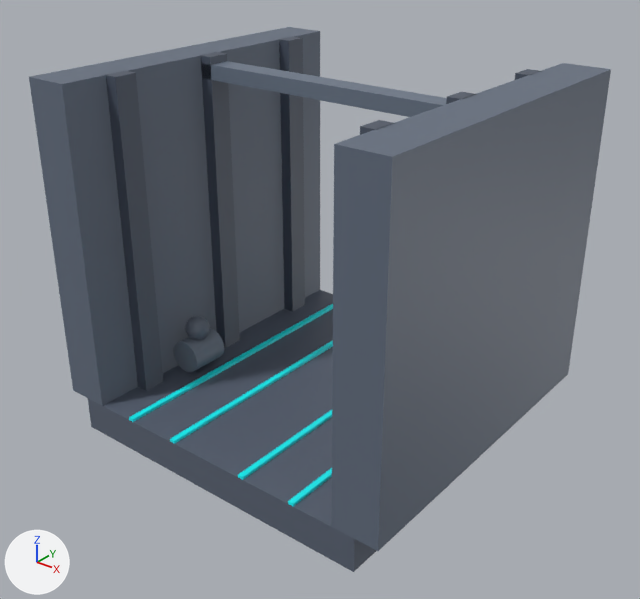
An edit to the glTF model models/trench_module.glb, drawn before and after from the same camera.
Camera for both pictures: a camera (50 mm lens) standing at (170.0, -216.0, 166.0) and looking at (0.0, -2.0, 34.0). Lighting does not change. The marker at lower left points along +X, +Y and +Z. The picture after the commit comes second. Where no turn or scale is listed for an object, it has been applied to the vertices.

In view in the first picture: 'floor_base', 'floor_rail_-15', 'floor_rail_-35', 'floor_rail_35', 'left_wall', 'overhead_gantry', 'pillar_l_-40', 'pillar_l_0', 'pillar_l_40', 'right_wall', 'turret_base', 'turret_head' and 4 more.
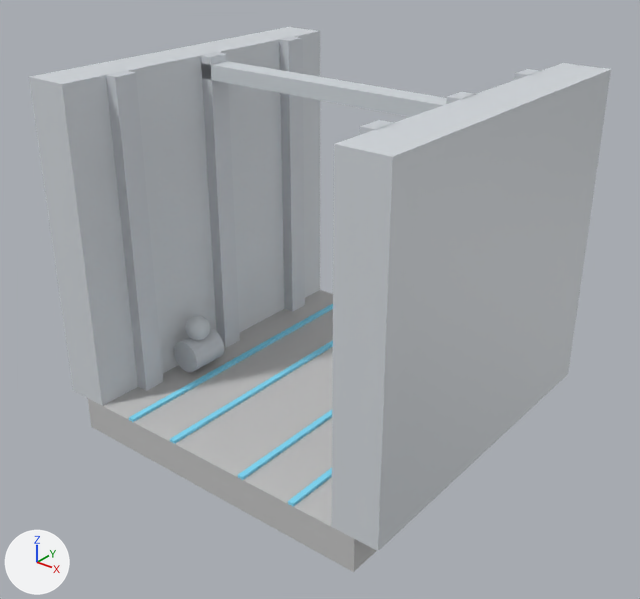
Where the change shows, as pixel boxes (x1, y1, x2, y2) in the pictures (640 x 599 px):
part 1 of me_geometry_0, recoloured (greyish blue to light grey)
    both: (88, 290, 376, 572)
part 2 of me_geometry_2, recoloured
    both: (170, 340, 333, 444)
part 3 of me_geometry_4, recoloured
    both: (288, 468, 332, 506)
part 4 of me_geometry_5, recoloured (lighter)
    both: (29, 27, 320, 406)
part 5 of me_geometry_6, recoloured (lighter)
    both: (331, 63, 611, 551)
part 6 of me_geometry_7, recoloured (lighter)
    both: (279, 36, 305, 312)
part 7 of me_geometry_10, recoloured (lighter)
    both: (200, 52, 240, 348)
part 8 of me_geometry_13, recoloured (greyish blue to light grey)
    both: (106, 71, 163, 391)
part 9 of me_geometry_16, recoloured (greyish blue to light grey)
    both: (201, 61, 447, 117)
part 10 of me_geometry_17, recoloured (greyish blue to light grey)
    both: (174, 328, 224, 373)
part 11 of me_geometry_18, recoloured (greyish blue to light grey)
    both: (185, 316, 210, 340)

Diff of the bpy script that builds the scene:
```diff
--- a/models/trench_module.glb.py
+++ b/models/trench_module.glb.py
@@ me_geometry_0 @@
 me_geometry_0.from_pydata(...)  # 8 vertices, 12 faces; spans x -58.0..58.0, y -60.0..60.0, z -12.0..0.0
+# me_geometry_0 part 1: 12 faces centred in x -58.0..58.0, y -60.0..60.0, z -12.0..0.0 are repainted in the vertex colours; the middle colour goes from greyish blue #5a6373 to light grey #c5c5c5
 me_geometry_0.materials.append(mat_defaultmaterial)
@@ me_geometry_2 @@
 me_geometry_2.from_pydata(...)  # 8 vertices, 12 faces; spans x -16.0..-14.0, y -60.0..60.0, z 0.0..1.0
+# me_geometry_2 part 2: 12 faces centred in x -16.0..-14.0, y -60.0..60.0, z 0.0..1.0 are repainted in the vertex colours; the middle colour goes from cyan #00f8ff to cyan #81dffc
 me_geometry_2.materials.append(mat_defaultmaterial_002)
@@ me_geometry_4 @@
 me_geometry_4.from_pydata(...)  # 8 vertices, 12 faces; spans x 34.0..36.0, y -60.0..60.0, z 0.0..1.0
+# me_geometry_4 part 3: 12 faces centred in x 34.0..36.0, y -60.0..60.0, z 0.0..1.0 are repainted in the vertex colours; the middle colour goes from cyan #00f8ff to cyan #81dffc
 me_geometry_4.materials.append(mat_defaultmaterial_004)
@@ me_geometry_5 @@
 me_geometry_5.from_pydata(...)  # 8 vertices, 12 faces; spans x -66.0..-50.0, y -60.0..60.0, z 0.0..110.0
+# me_geometry_5 part 4: 12 faces centred in x -66.0..-50.0, y -60.0..60.0, z 0.0..110.0 are repainted in the vertex colours; the middle colour goes from greyish blue #636e7f to light grey #d5dadf
 me_geometry_5.materials.append(mat_defaultmaterial_005)
@@ me_geometry_6 @@
 me_geometry_6.from_pydata(...)  # 8 vertices, 12 faces; spans x 50.0..66.0, y -60.0..60.0, z 0.0..110.0
+# me_geometry_6 part 5: 12 faces centred in x 50.0..66.0, y -60.0..60.0, z 0.0..110.0 are repainted in the vertex colours; the middle colour goes from greyish blue #636e7f to light grey #d5dadf
 me_geometry_6.materials.append(mat_defaultmaterial_006)
@@ me_geometry_7 @@
 me_geometry_7.from_pydata(...)  # 8 vertices, 12 faces; spans x -50.5..-45.5, y 36.0..44.0, z 0.0..110.0
+# me_geometry_7 part 6: 12 faces centred in x -50.5..-45.5, y 36.0..44.0, z 0.0..110.0 are repainted in the vertex colours; the middle colour goes from greyish blue #4f5868 to light grey #d0d5db
 me_geometry_7.materials.append(mat_defaultmaterial_007)
@@ me_geometry_10 @@
 me_geometry_10.from_pydata(...)  # 8 vertices, 12 faces; spans x -50.5..-45.5, y -4.0..4.0, z 0.0..110.0
+# me_geometry_10 part 7: 12 faces centred in x -50.5..-45.5, y -4.0..4.0, z 0.0..110.0 are repainted in the vertex colours; the middle colour goes from greyish blue #4f5868 to light grey #d0d5db
 me_geometry_10.materials.append(mat_defaultmaterial_010)
@@ me_geometry_13 @@
 me_geometry_13.from_pydata(...)  # 8 vertices, 12 faces; spans x -50.5..-45.5, y -44.0..-36.0, z 0.0..110.0
+# me_geometry_13 part 8: 12 faces centred in x -50.5..-45.5, y -44.0..-36.0, z 0.0..110.0 are repainted in the vertex colours; the middle colour goes from greyish blue #4f5868 to light grey #d0d5db
 me_geometry_13.materials.append(mat_defaultmaterial_013)
@@ me_geometry_16 @@
 me_geometry_16.from_pydata(...)  # 8 vertices, 12 faces; spans x -50.0..50.0, y -4.0..4.0, z 102.5..107.5
+# me_geometry_16 part 9: 12 faces centred in x -50.0..50.0, y -4.0..4.0, z 102.5..107.5 are repainted in the vertex colours; the middle colour goes from greyish blue #6c7889 to light grey #d2d8dd
 me_geometry_16.materials.append(mat_defaultmaterial_016)
@@ me_geometry_17 @@
 me_geometry_17.from_pydata(...)  # 66 vertices, 128 faces; spans x -49.0..-37.0, y -27.0..-13.0, z 1.0..13.0
+# me_geometry_17 part 10: 128 faces centred in x -48.96..-37.04, y -27.0..-13.0, z 1.04..12.96 are repainted in the vertex colours; the middle colour goes from greyish blue #75808f to light grey #cdd2d8
 me_geometry_17.materials.append(mat_defaultmaterial_017)
@@ me_geometry_18 @@
 me_geometry_18.from_pydata(...)  # 162 vertices, 320 faces; spans x -47.5..-38.5, y -24.5..-15.5, z 11.5..20.5
+# me_geometry_18 part 11: 320 faces centred in x -47.37..-38.63, y -24.37..-15.63, z 11.63..20.37 are repainted in the vertex colours; the middle colour goes from greyish blue #687180 to light grey #d5dbe0
 me_geometry_18.materials.append(mat_defaultmaterial_018)
```
